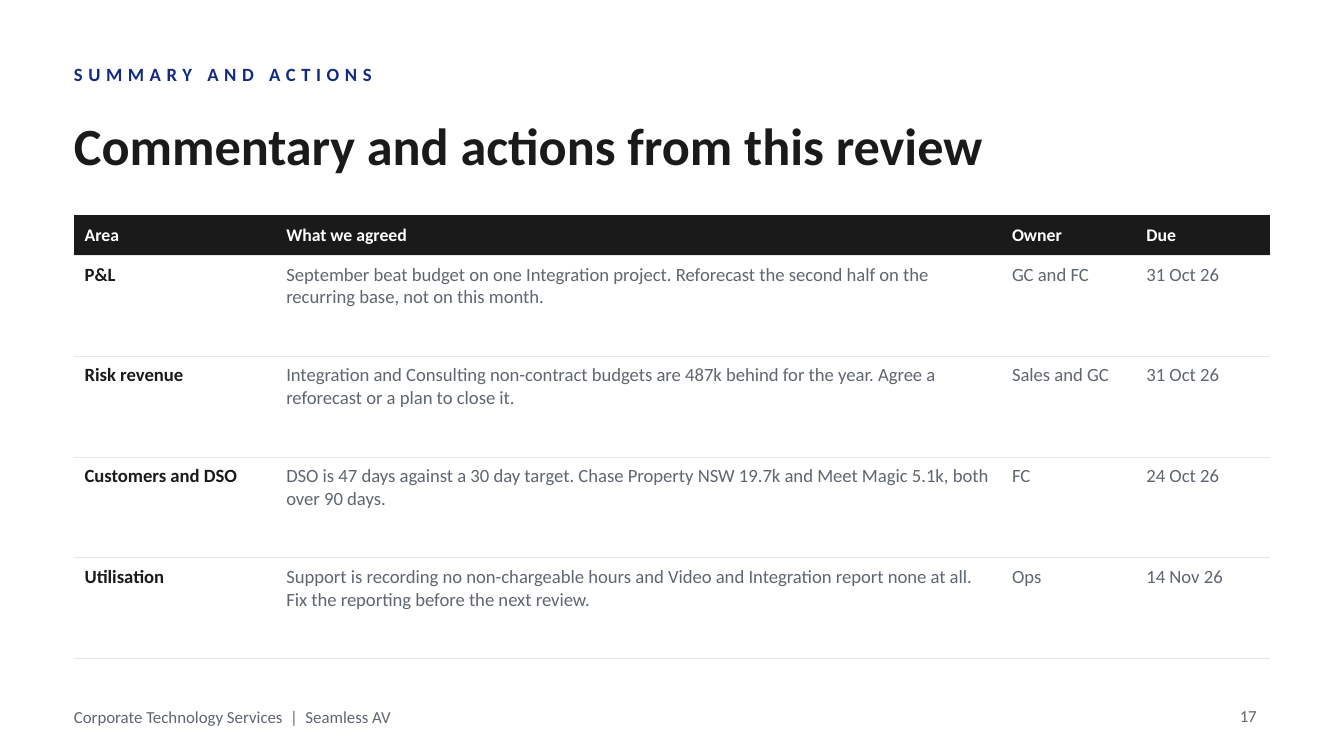
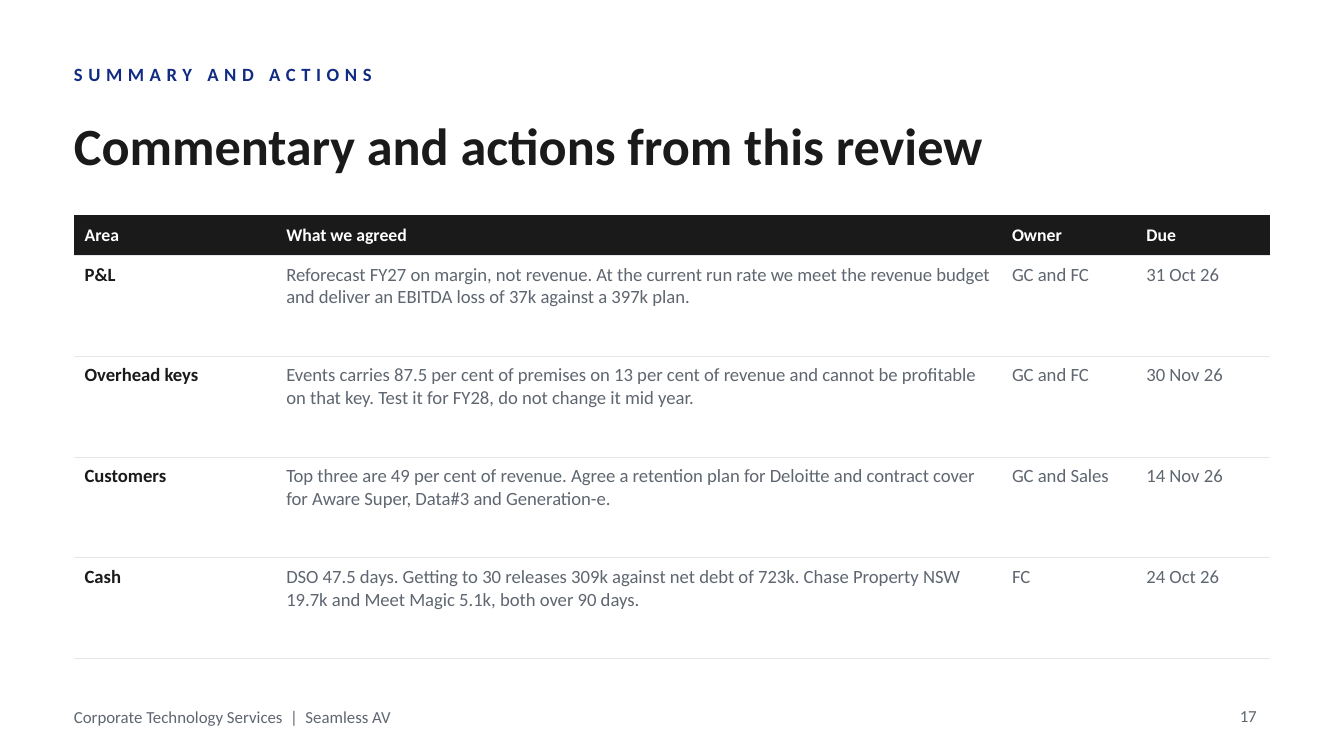
Before and after one commit to WesleyNelson-O33/Claude, a slide deck: slide 17 of deck/CTS Monthly Business Review - September 2026.pptx. Drawn at 1344x756 pixels with LibreOffice and Linux fonts; fonts in the diff are those of the drawing; background and template pictures are left out. Boxes give left, top, right and bottom in pixels: in the first picture for what was removed or moved away, otherwise in the second. Text is boxed around its words. In the diff, an @@ line names an element or a change of style, - is before the commit and + after.

```diff
--- a/deck/CTS Monthly Business Review - September 2026.pptx
+++ b/deck/CTS Monthly Business Review - September 2026.pptx
@@ table at (74,215,1270,659) @@
-row 2, column 2: September beat budget on one Integration project. Reforecast the second half on the recurring base, not on this month.
+row 2, column 2: Reforecast FY27 on margin, not revenue. At the current run rate we meet the revenue budget and deliver an EBITDA loss of 37k against a 397k plan.
-row 3: Risk revenue | Integration and Consulting non-contract budgets are 487k behind for the year. Agree a reforecast or a plan to close it. | Sales and GC | 31 Oct 26
+row 3: Overhead keys | Events carries 87.5 per cent of premises on 13 per cent of revenue and cannot be profitable on that key. Test it for FY28, do not change it mid year. | GC and FC | 30 Nov 26
-row 4: Customers and DSO | DSO is 47 days against a 30 day target. Chase Property NSW 19.7k and Meet Magic 5.1k, both over 90 days. | FC | 24 Oct 26
+row 4: Customers | Top three are 49 per cent of revenue. Agree a retention plan for Deloitte and contract cover for Aware Super, Data#3 and Generation-e. | GC and Sales | 14 Nov 26
-row 5: Utilisation | Support is recording no non-chargeable hours and Video and Integration report none at all. Fix the reporting before the next review. | Ops | 14 Nov 26
+row 5: Cash | DSO 47.5 days. Getting to 30 releases 309k against net debt of 723k. Chase Property NSW 19.7k and Meet Magic 5.1k, both over 90 days. | FC | 24 Oct 26
```
Also in this commit, not shown: 10 other slides changed, 3 other files.
